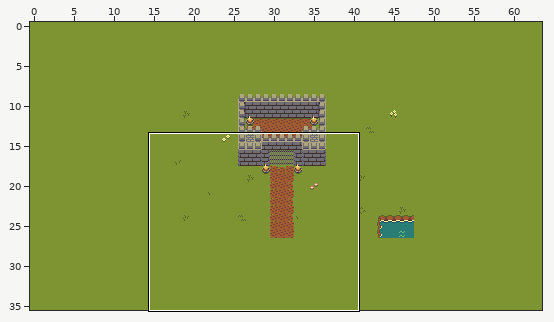
Two states of a Tiled map (JSON), map/map-test2.json. The picture above shows the old version from afar; the outline marks the close-up.
Close-up. Old version:
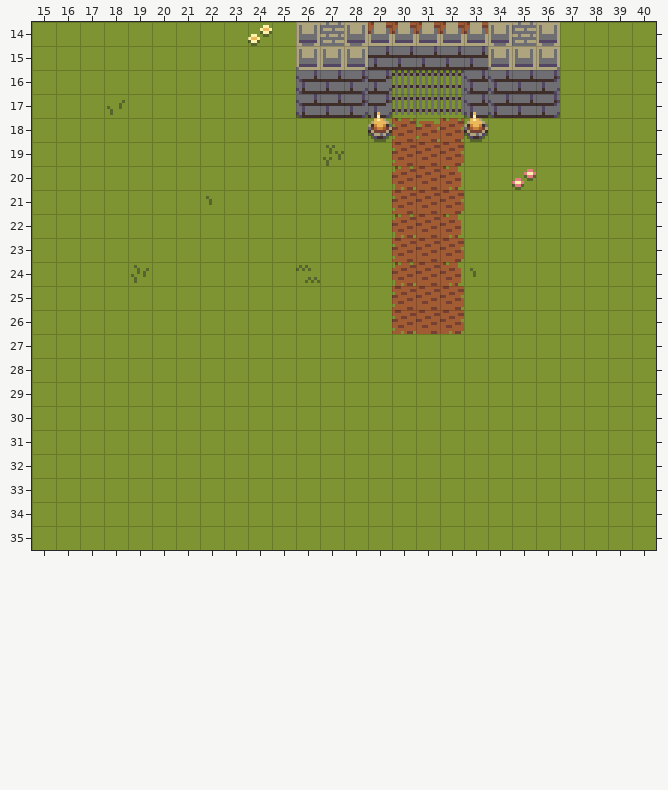
Cells are 8x8 px. Shown: x 15..40, y 14..35. The commit also changed other parts of the map, which this record leaves out.
After the commit:
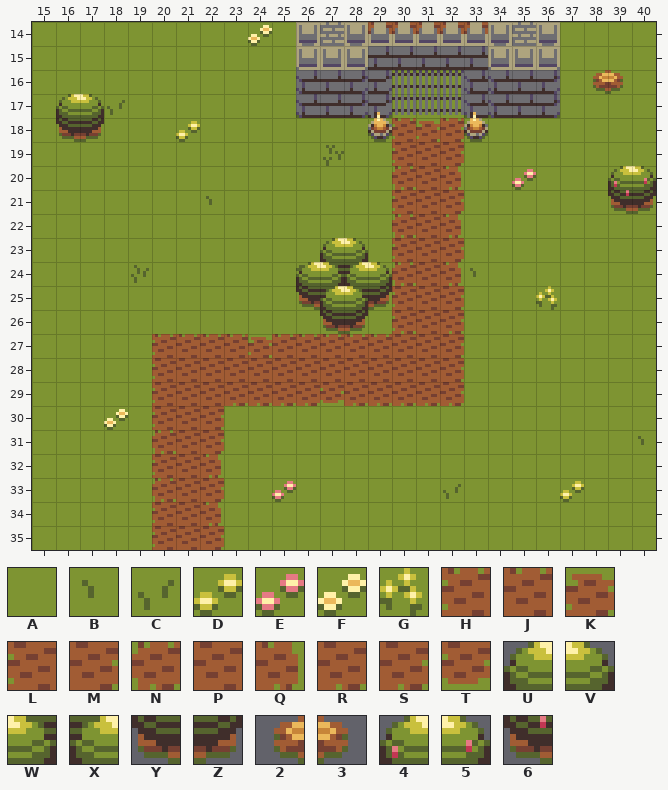
Key: from "Overworld": A 0, B 1, C 2, D 48, E 50, F 51, G 98, H 936, J 937, K 940, L 960, M 962, N 963, P 964, Q 965, R 985, S 986, T 988, U 1227, V 1228, W 1251, X 1252, Y 1274, Z 1277, 2 1308, 3 1309, 4 1344, 5 1345, 6 1368.
_ is an empty cell, . an unchanged one.
Changes in this commit:
--- layer "Calque de Tuiles 1"
@@ x 21..21 @@
-18 A
+18 D
@@ x 36..36 @@
-25 A
+25 G
@@ x 18..40 @@
-27 ..AAAAAAAAAAAAA........
-28 ..AAAAAAAAAAAAA........
-29 ..AAAAAAAAAAAAA........
-30 A.AAA..................
-31 ..AAA.................A
-32 ..AAA..................
-33 ..AAA..A......A....A...
-34 ..AAA..................
-35 ..AAA..................
+27 ..HJJJKJJJJJPPM........
+28 ..LPPPPPPPPPPPM........
+29 ..LPPRRRRTRRRRS........
+30 F.LPM..................
+31 ..NPM.................B
+32 ..LPQ..................
+33 ..NPM..E......C....D...
+34 ..LPQ..................
+35 ..LPM..................
--- layer "Calque de Tuiles 3"
@@ x 16..39 @@
-16 ......................__
-17 __......................
-18 __......................
+16 ......................23
+17 UV......................
+18 YZ......................
@@ x 39..40 @@
-20 __
-21 __
+20 45
+21 6Z
@@ x 26..29 @@
-23 .__.
-24 ____
-25 ____
-26 .__.
+23 .UV.
+24 UWXV
+25 YXWZ
+26 .YZ.
